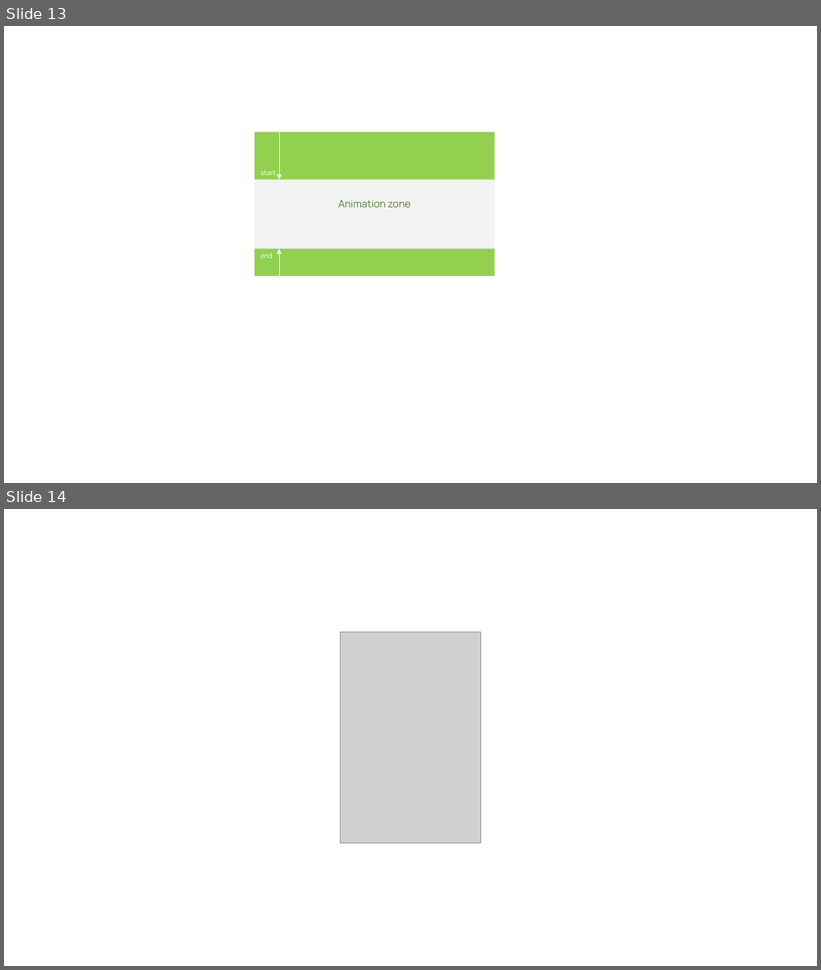
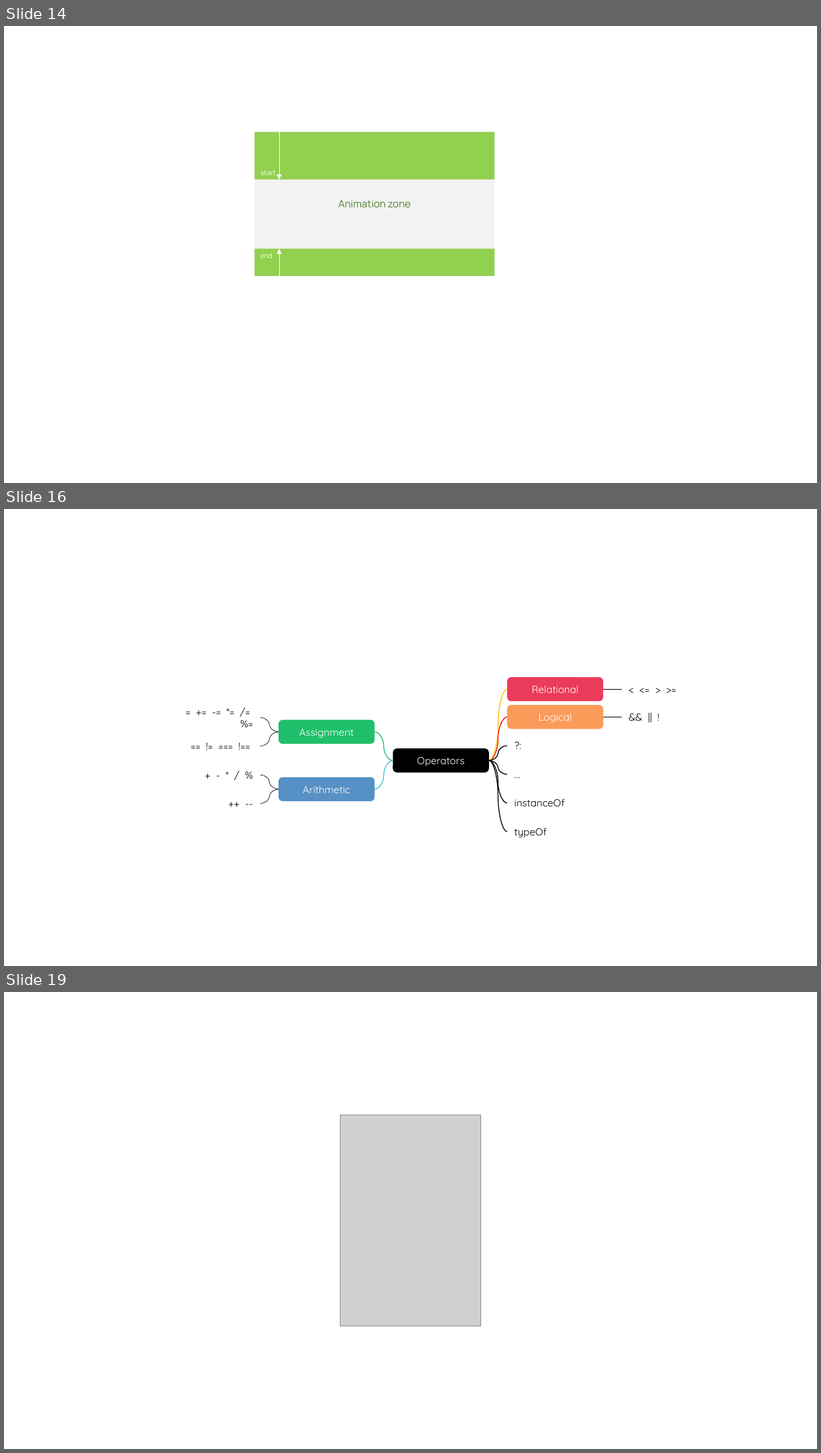
Before and after one commit to glpla/glpla.github.io, a slide deck: utils/file/charts.pptx. Shown one above the other, each under a label of ours: slides 13 and 14 before the commit, slides 14, 16 and 19 after it; the slides between them are not shown. The pictures are 821x970 and 821x1453 pixels, drawn with LibreOffice and Linux fonts; fonts in the diff are those of the drawing; grey boxes stand for pictures. Boxes give left, top, right and bottom in pixels: in the first picture for what was removed or moved away, otherwise in the second. Text is boxed around its words. In the diff, an @@ line names an element or a change of style, - is before the commit and + after.

```diff
--- a/utils/file/charts.pptx
+++ b/utils/file/charts.pptx
@@ slide 16 added at [4,509,817,966], background #FFFFFF @@
@@ rounded rectangle added at [507,677,603,701], fill #EB3B5A, 12 pt, text #FFFFFF @@
+Relational
@@ text added at [622,677,717,701], 12 pt, text #000000 @@
+< <= > >=
@@ text added at [164,706,260,729], 12 pt, text #000000 @@
+= += -= *= /= %=
@@ curved line added from (507, 690) to (489, 761), #FFC000 1 pt @@
@@ rounded rectangle added at [507,706,603,729], fill #FA8231 at 80% opacity, 12 pt, text #FFFFFF @@
+Logical
@@ line added from (604, 690) to (622, 690), #000000 1 pt @@
@@ text added at [622,706,717,729], 12 pt, text #000000 @@
+&& || !
@@ curved line added from (260, 718) to (279, 732), #000000 0.5 pt @@
@@ rounded rectangle added at [279,720,374,744], fill #20BF6B, 12 pt, text #FFFFFF @@
+Assignment
@@ curved line added from (489, 761) to (507, 717), #FF0000 1 pt @@
@@ line added from (604, 717) to (622, 717), #000000 1 pt @@
@@ text added at [164,735,260,758], 12 pt, text #000000 @@
+== != === !==
@@ curved line added from (260, 747) to (279, 732), #000000 0.5 pt @@
@@ curved line added from (375, 732) to (393, 761), #20BF6B 1 pt @@
@@ curved line added from (489, 761) to (507, 746), #000000 1 pt @@
@@ text added at [507,734,603,758], 12 pt, text #000000 @@
+?:
@@ text added at [164,763,260,787], 12 pt, text #000000 @@
++ - * / %
@@ curved line added from (393, 761) to (375, 789), #3DC1D3 1 pt @@
@@ rounded rectangle added at [393,749,489,772], fill #000000, 12 pt, text #FFFFFF @@
+Operators
@@ curved line added from (489, 761) to (507, 774), #000000 1 pt @@
@@ curved line added from (489, 761) to (507, 803), #000000 1 pt @@
@@ curved line added from (489, 761) to (507, 832), #000000 1 pt @@
@@ text added at [507,762,603,787], 12 pt, text #000000 @@
+…
@@ curved line added from (260, 775) to (279, 789), #000000 0.5 pt @@
@@ rounded rectangle added at [279,778,374,801], fill #2E75B6 at 80% opacity, 12 pt, text #FFFFFF @@
+Arithmetic
@@ text added at [164,792,260,816], 12 pt, text #000000 @@
+++ --
@@ curved line added from (260, 803) to (279, 789), #000000 0.5 pt @@
@@ text added at [514,799,564,807], 12 pt, text #000000 @@
+instanceOf
@@ text added at [514,828,547,838], 12 pt, text #000000 @@
+typeOf
@@ what was slide 13 is now slide 14 @@
@@ what was slide 14 is now slide 19 @@
```
Also in this commit, not shown: 5 other slides added, 1 slide removed, 40 other files.
